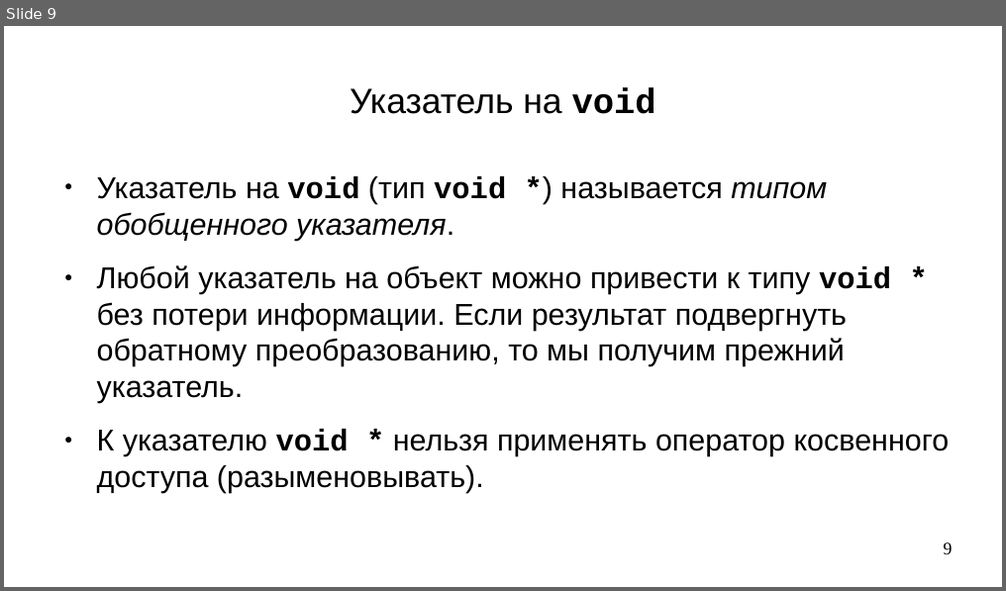
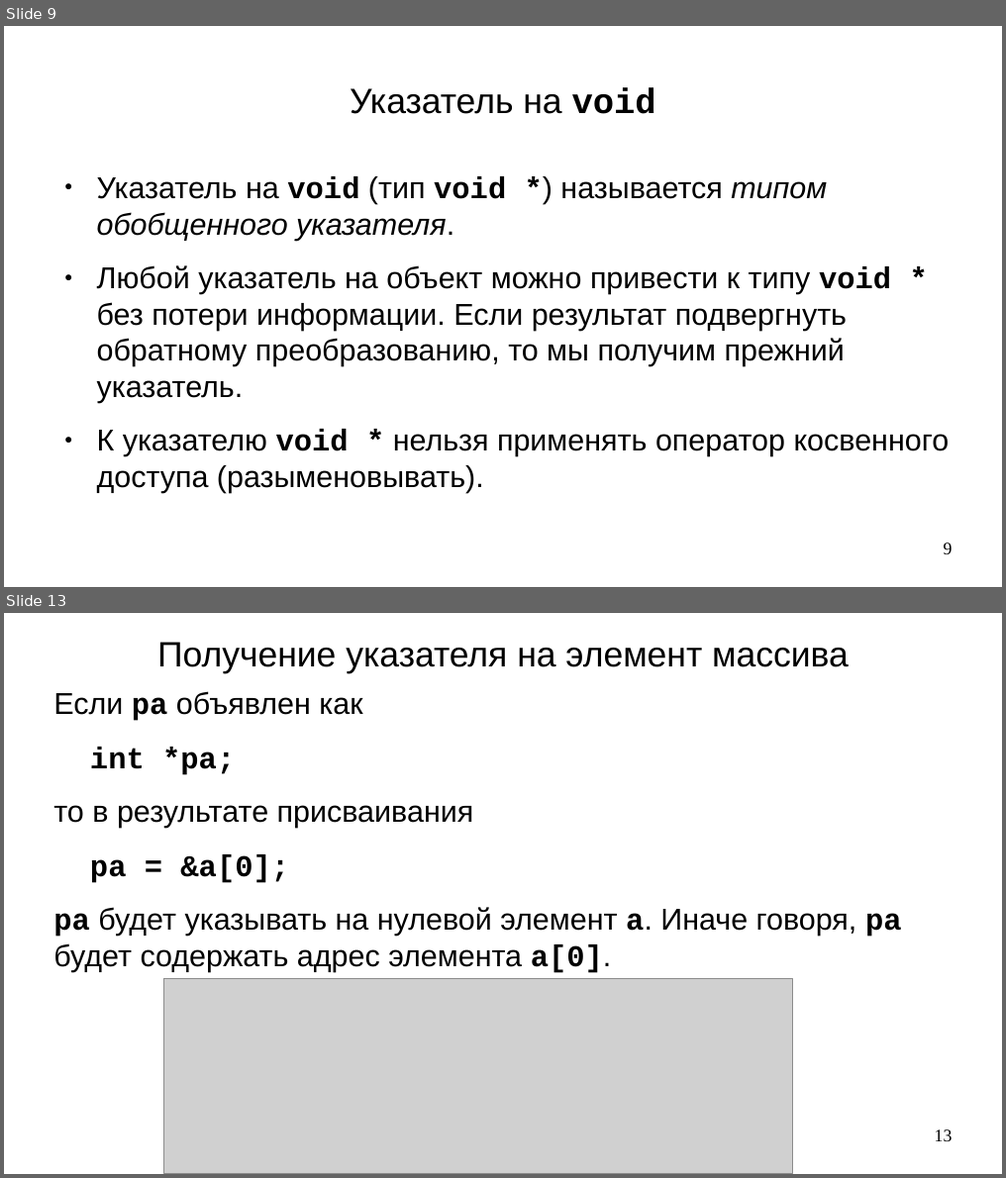
Before and after one commit to steelcraft/stud-lab, a slide deck: Лекции/CBCP01#L5.odp. Shown one above the other, each under a label of ours: slide 9 before the commit, slides 9 and 13 after it; the slides between them are not shown. The pictures are 1006x591 and 1006x1178 pixels, drawn with LibreOffice and Linux fonts; fonts in the diff are those of the drawing; grey boxes stand for pictures. Boxes give left, top, right and bottom in pixels: in the first picture for what was removed or moved away, otherwise in the second. Text is boxed around its words. In the diff, an @@ line names an element or a change of style, - is before the commit and + after.

```diff
--- a/Лекции/CBCP01#L5.odp
+++ b/Лекции/CBCP01#L5.odp
@@ slide 13 added at (4,613,1002,1174), background #FFFFFF @@
@@ title added at (157,642,848,673), 28 pt, text #000000 @@
+Получение указателя на элемент массива
@@ text added at (54,691,902,973), 24 pt, text #000000 @@
+Если pa объявлен как
+int *pa;
+то в результате присваивания
+ра = &а[0];
+pa будет указывать на нулевой элемент а. Иначе говоря, pa будет содержать адрес элемента а[0].
@@ picture added at (164,979,793,1174) @@
@@ page number added at (935,1130,952,1142), 14 pt, text #000000 @@
+13
```
Also in this commit, not shown: 8 other slides added, 10 slides removed.
